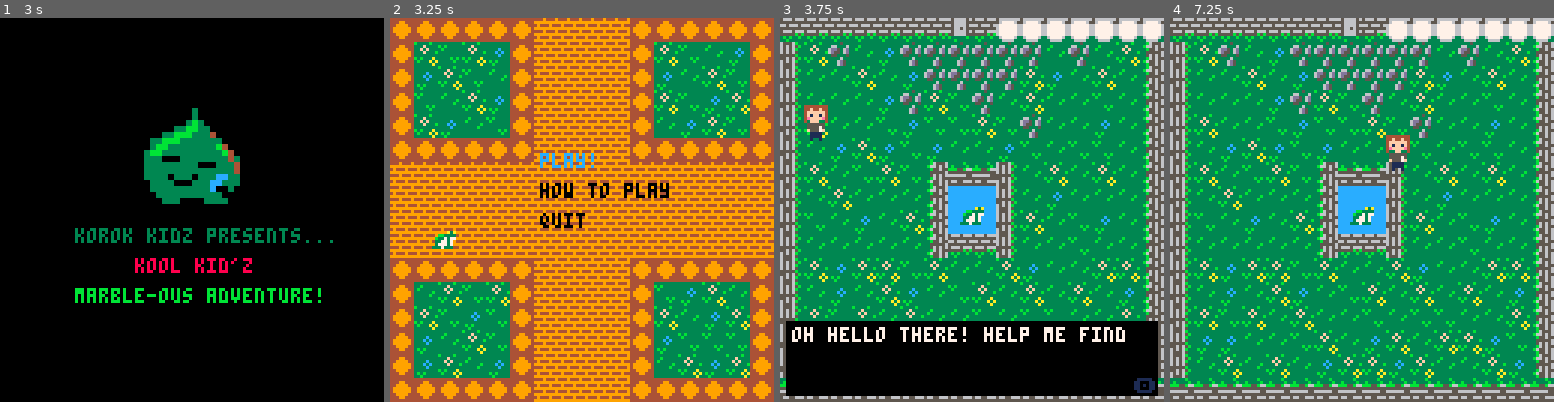
Above: before the commit, frames 1-4 (left to right).
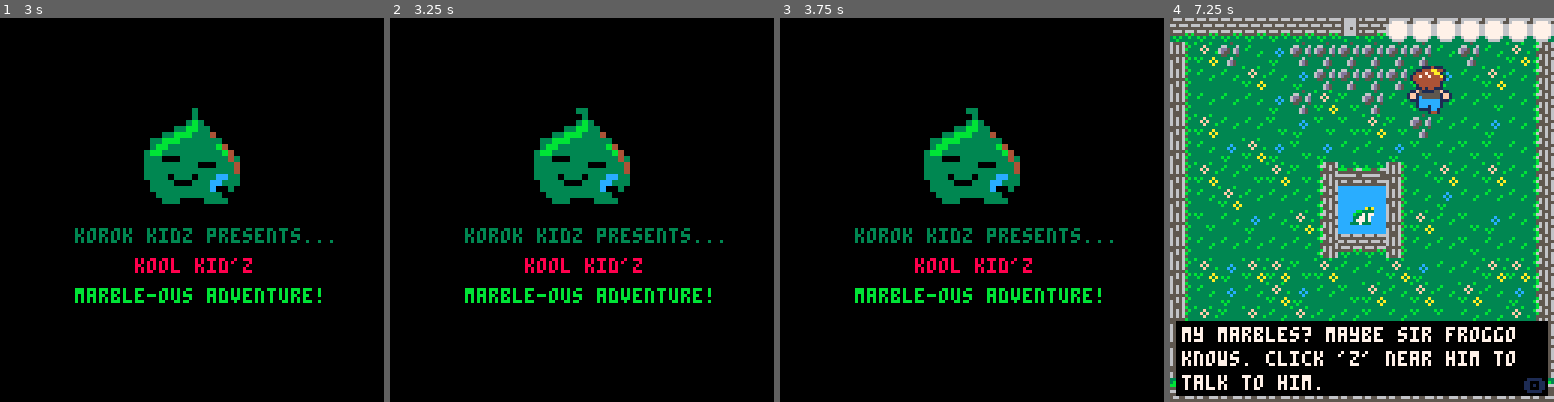
Above: after the commit, the same moments.

Repository: KamiOtero/Korok-Kidz
Game: PICO-8 cartridge kk_marbles.p8
Two runs of this game, one before a commit and one after it. Both use one fixed random seed, a clock stepped at 60 frames per second and the inputs below.
Inputs:
- Up to frame 1 (3 s): tap X (X key) at 0.33, 1.07, 1.85, 2.97 s; tap O (Z key) at 0.7, 1.7, 2.1, 2.5, 2.9 s; hold Right 1.6-2.1 s; hold Up 2.15-2.42 s; hold Right from 2.47 s (still down)
- Up to frame 2 (3.25 s): release Right at 3.03 s; hold Left from 3.08 s (still down)
- Up to frame 3 (3.75 s): tap O (Z key) at 3.3, 3.7 s; release Left at 3.58 s; hold Down from 3.63 s (still down)
- Up to frame 4 (7.25 s): release Down at 3.97 s; hold Right 4.02-4.68 s; tap X (X key) at 4.08, 5.2, 6.32 s; tap O (Z key) every 0.4 s from 4.1 to 6.9 s; hold Up 4.73-5.03 s; hold Left 5.08-5.68 s; hold Down 5.73-6.03 s; hold Right 6.08-6.58 s; hold Right 6.63-7.13 s; hold Up from 7.18 s (still down)

Frame 1 is identical in both runs. In frame 2, 99% of the frame differs, in the area x 0-100%, y 0-100%; in frame 3, 80%; in frame 4, 20%.

Commit message:
animated koolkid

Diff:
--- a/kk_marbles.p8
+++ b/kk_marbles.p8
@@ -12,11 +12,13 @@
     player_x=20
     player_y=20
     speed=2
-    kid_sprite=6
-    frog_sprite=8
+    kid_sprite=65
+    kid_animation=0
+    frog_sprite=80
     mid_1=44 --for walls/entries
     mid_2=84 --for walls/entries
     dialog_cooldown=0
+    flip_y=false
     backyard_marble=false
     house_marble=false
     townsquare_marble=false
@@ -27,6 +29,7 @@
     win_marble=false
     win=false
     level=1 --for minigame
+    count=1 --for animations
 
     intro=true
 
@@ -42,6 +45,7 @@
     if state=="logo" then logo_update()
     elseif state=="menu" then menu_update()
     elseif state=="minigame" then update_minigame()
+    elseif state=="credits" then credits_update()
 	else game_update() end
 end
 
@@ -49,6 +53,7 @@
     if state=="logo" then logo_draw()
     elseif state=="menu" then menu_draw()
     elseif state=="minigame" then draw_minigame()
+    elseif state=="credits" then credits_draw()
 	else game_draw() end
 end
 
@@ -71,7 +76,7 @@
     door_bottom2_border={mid_2-5,127,127,127}
 
 	froggo={60,62,69,69}
-	dialog_froggo={57,59,72,72}
+    dialog_froggo={57,59,72,72}
 
     --set state
     update=game_update()
@@ -248,33 +253,36 @@
     end
 end
 
+
 function game_draw()
 	state="game"
     cls()
 
     draw_map()
-    sspr((kid_sprite*8), 0, 16, 16, player_x, player_y, 16, 16)
+    --spr( n, x, y, [w,] [h,] [flip_x,] [flip_y] )
+    spr(kid_sprite, player_x, player_y, 2, 2, flip_y, false)
+
 
 	--rect(player_hitbox[1],player_hitbox[2],player_hitbox[3],player_hitbox[4],1)
 	--rect(froggo[1],froggo[2],froggo[3],froggo[4],6)
     --rect(dialog_froggo[1],dialog_froggo[2],dialog_froggo[3],dialog_froggo[4],7)
 
     if(map_state=="backyard") then
-        sspr((frog_sprite*8), 0, 8, 8, froggo[1], froggo[2], 8, 8)
+        spr(frog_sprite, froggo[1], froggo[2], 1, 1)
     elseif(map_state=="house") then
-        sspr((frog_sprite*8), 0, 8, 8, froggo[1], froggo[2], 8, 8)
+        spr(frog_sprite, froggo[1], froggo[2], 1, 1)
     elseif(map_state=="townsquare") then
-		sspr((frog_sprite*8), 0, 8, 8, froggo[1], froggo[2], 8, 8)
+		spr(frog_sprite, froggo[1], froggo[2], 1, 1)
     elseif(map_state=="junkyard")then
-		sspr((frog_sprite*8), 0, 8, 8, froggo[1], froggo[2], 8, 8)
+		spr(frog_sprite, froggo[1], froggo[2], 1, 1)
     elseif(map_state=="school") then
-		sspr((frog_sprite*8), 0, 8, 8, froggo[1], froggo[2], 8, 8)
+		spr(frog_sprite, froggo[1], froggo[2], 1, 1)
     elseif(map_state=="playground") then
-		sspr((frog_sprite*8), 0, 8, 8, froggo[1], froggo[2], 8, 8)
+		spr(frog_sprite, froggo[1], froggo[2], 1, 1)
     elseif(map_state=="library") then
-		sspr((frog_sprite*8), 0, 8, 8, froggo[1], froggo[2], 8, 8)
+		spr(frog_sprite, froggo[1], froggo[2], 1, 1)
     elseif(map_state=="beach") then
-        sspr((frog_sprite*8), 0, 8, 8, froggo[1], froggo[2], 8, 8)
+        spr(frog_sprite, froggo[1], froggo[2], 1, 1)
     end
 
 
@@ -299,10 +307,8 @@
 
     if(win==true) then print("Lets go to the beach!!!", 20, 25, 7) end
     if(win_marble==true) then
-        print("you are marble-ous!", 20, 35, 7)
-        print("thanks for playing!", 25, 45, 7)
-        function wait(a) for i = 1000,a do flip() end end --wait funciton
-        state="menu"
+        --TODO add credits
+        credits_init()
     end
 
     --debug
@@ -346,7 +352,7 @@
     marblex = scr_w/2 - 3
     marbley = scr_h - 4
     marble_hitbox={marblex, marbley, marblex + 7, marbley + 7}
-    speed = 2
+    speed = 3
     right = true
     up=true
     shoot=false
@@ -680,7 +686,7 @@
         logo += 1
         logo_animation=time()
     end
-    if (logo > 2) then menu_init() end
+    if (logo > 3) then menu_init() end
 end
 
 function logo_draw()
@@ -747,7 +753,7 @@
     map(16, 0, 0, 0, 128, 32)
     if win_marble==true then map(16, 0, 0, 0, 128, 32) win_marble=false end --TODO add post-game map for menu
     --print froggo
-    sspr((frog_sprite*8), 0, 8, 8, frog_x, frog_y, 8, 8)
+    spr(frog_sprite,frog_x, frog_y, 1, 1)
 	if selected == 0 then
 		print(options[1],50,45,12)
 	else
@@ -794,18 +800,67 @@
       if btn(3) then player_y=player_y-speed end
   end
 
-  function move()
-      --hitbox
-      if btn(2) then player_hitbox[2]-=speed player_hitbox[4]-=speed end --up
-      if btn(3) then player_hitbox[2]+=speed player_hitbox[4]+=speed end --down
-      if btn(0) then player_hitbox[1]-=speed player_hitbox[3]-=speed end --left
-      if btn(1) then player_hitbox[1]+=speed player_hitbox[3]+=speed end --right
-      --player
-      if btn(0) then player_x=player_x-speed end
-      if btn(1) then player_x=player_x+speed end
-      if btn(2) then player_y=player_y-speed end
-      if btn(3) then player_y=player_y+speed end
-  end
+function move()
+    up = {100, 75, 100}
+    down = {65, 96, 65}
+    left = {-98, -73, -98}
+    right = {71, 69, 71}
+    framerate = 0.05
+    flip_y=false
+    --hitbox
+    if btn(2) then player_hitbox[2]-=speed player_hitbox[4]-=speed end --up
+    if btn(3) then player_hitbox[2]+=speed player_hitbox[4]+=speed end --down
+    if btn(0) then player_hitbox[1]-=speed player_hitbox[3]-=speed end --left
+    if btn(1) then player_hitbox[1]+=speed player_hitbox[3]+=speed end --right
+    --player
+    if btn(0) then player_x=player_x-speed --left
+        if left[count] < 0 then
+            kid_sprite=abs(left[count])
+            flip_y=true
+        else
+            kid_sprite=left[count]
+            flip_y=false
+        end
+        if (time() - kid_animation) > framerate then count+=1 kid_animation=time() end
+        if count>=#left then count=1 end
+    end
+    if btn(1) then player_x=player_x+speed --right
+        if right[count] < 0 then
+            kid_sprite=abs(right[count])
+            flip_y=true
+        else
+            kid_sprite=right[count]
+            flip_y=false
+        end
+        if (time() - kid_animation) > framerate then count+=1 kid_animation=time() end
+        if count>=#right then count=1 end
+    end
+    if btn(2) then player_y=player_y-speed --up
+        if up[count] < 0 then
+            kid_sprite=abs(up[count])
+            flip_y=true
+        else
+            kid_sprite=up[count]
+            flip_y=false
+        end
+        if (time() - kid_animation) > framerate then count+=1 kid_animation=time() end
+        if count>=#up then count=1 end
+    end
+    if btn(3) then player_y=player_y+speed --down
+        if down[count] < 0 then
+            kid_sprite=abs(down[count])
+            flip_y=true
+        else
+            kid_sprite=down[count]
+            flip_y=false
+        end
+        if (time() - kid_animation) > framerate then count+=1 kid_animation=time() end
+        if count>=#down then count=1 end
+    end
+end
+
+-- if btn(1) then player sprite +=1 player.mirror=false end
+-- if player sprite > 3 then player.sprite=1 end
 
 function doorTop()
     if hitbox_collide(player_hitbox[1],player_hitbox[2],player_hitbox[3],player_hitbox[4],   door_top1_border[1],door_top1_border[2],door_top1_border[3],door_top1_border[4]) or
@@ -1118,6 +1173,60 @@
     end
 end
 
+function credits_init()
+    text = "hello lexaloffle thanks to blah and me"
+    f = 0
+    state="credits"
+    update=credits_update()
+    draw=credits_draw()
+end
+
+function credits_update()
+    f+=5
+    state="credits"
+end
+
+function credits_draw()
+    cls()
+    local y
+    local c
+    local x = 128/2 - (#text*4)/2
+    for c=1,#text do
+        y = sin((x+f)/100) * 8
+        color(5)
+        print(sub(text,c,c),x,(64-4)+y)
+        y = sin((x+10+f)/100) * 8
+        color(7)
+        print(sub(text,c,c),x,(64-4)+y)
+        x = x+4
+    end
+    --state = "menu"
+end
+…(25 lines of a section not shown)…
 
 
 
@@ -1294,37 +1403,37 @@
 0000000000000000000000000000010000000000000000000000000100000000000000000000000000000000000000000000000000000000000000000000000000000000000000000000000000000000000000000000000000000000000000000000000000000000000000000000000000000000000000000000000000000000
 0000000000000000000000000000000000000000000000000000000000000000000000000000000000000000000000000000000000000000000000000000000000000000000000000000000000000000000000000000000000000000000000000000000000000000000000000000000000000000000000000000000000000000
 __map__
-0e0e0e0e0e0e0e0f0e0e0e0e0e0e0e0e1d1d1d1d1d1d0d0d0d0d1d1d1d1d1d1d0e0e0e0e0e0e0e0c0c0e0e0e0e0e0e3f1f1f1f1f3b3b3b3b3b3b3b3b1f1f1f1f2b2b2b2b2b2b2b2b2b2b2b2b2b2b2b2b3c0000000000000000000000000000000000000000000000000000000000000000000000000000000000000000000000
-3f091c0c0b1c1c1c1c1c1c0c1c0c093e1d090a090b1d0d0d0d0d1d090a0c0b1d3f1b1b1b1b1b1b0a0c1b1b1b1b1b1b3f1f1f1f1f2b2b2b2b2b2b2b2b1f1f1f1f2b3c3c3c3c3c3c3c3c3c3c3c3c3c3c2b3c0000000000000000000000000000000000000000000000000000000000000000000000000000000000000000000000
-3f0c0c090c0b1c1c1c1c090b0c090c3e1d0b090a0c1d0d0d0d0d1d0b0c090a1d3f1b1b1b1b1b1b0c0b1b1b1b1b1b1b3f1f1f1f1f2b2b2b2b2b2b2b2b1f1f1f1f2b3c3c3c3c3c3c3c3c3c3c3c3c3c3c2b3c0000000000000000000000000000000000000000000000000000000000000000000000000000000000000000000000
-3f0c0c0c0b1c090a1c0c090c0c0a0c3e1d0a0c090b1d0d0d0d0d1d090a0b091d3f0b0b09090c0c0a0c0c090c0b090b3f1f1f1f1f2b2b2b2b2b2b2b2b1f1f1f1f2b3c3c3c3c3c3c3c3c3c3c3c3c3c3c2b3c0000000000000000000000000000000000000000000000000000000000000000000000000000000000000000000000
-3f090c0c0a0b0a0a090a1c0c0c0b0c3e1d090b0c0a1d0d0d0d0d1d0c0b090a1d3f090c0c0c0b0c0c0c0a0c0a0c0c0b3f3b2b2b2b2b2b2b2b2b2b2b2b2b2b2b2b2b3c3c3c3c3c3c3c3c3c3c3c3c3c3c2b3c0000000000000000000000000000000000000000000000000000000000000000000000000000000000000000000000
-3f0c0b090b0a0b0c0c0b0a0c0a0a0c3e1d1d1d1d1d1d0d0d0d0d1d1d1d1d1d1d3f0b0c0a0c0c0c0a0c0c0a0c0c0b0c3f3b2b2b2b2b2b2b2b2b2b2b2b2b2b2b2b2b3c3c3c3c3c3c3c3c3c3c3c3c3c3c2b3c0000000000000000000000000000000000000000000000000000000000000000000000000000000000000000000000
-3f090c0a090a3e3d3d3f0c090c090c3e0d0d0d0d0d0d0d0d0d0d0d0d0d0d0d0d3f0c0c0c0c0a1c1c1c1c0c0a0c0c0a3f3b2b2d2b2d2b2d2b2b2b2d2b2d2b2d2b2b3c3c3c3c3c3c3c3c3c3c3c3c3c3c2b3c0000000000000000000000000000000000000000000000000000000000000000000000000000000000000000000000
-3f0c090c0c0c3e1e1e3f0c0b0c0c0c3e0d0d0d0d0d0d0d0d0d0d0d0d0d0d0d0d3f0c0a0c0c0c1c1e1e1c0a0c0a0c0c3f3b2b2c2b2c2b2c2b2b2b2c2b2c2b2c2b2b3c3c3c3c3c3c3c3c3c3c3c3c3c3c2b000000000000000000000000000000000000000000000000000000000000000000000000000000000000000000000000
+0e0e0e0e0e0e0e0f0e0e0e0e0e0e0e0e1d1d1d1d1d1d0d0d0d0d1d1d1d1d1d1d0e0e0e0e0e0e0e0c0c0e0e0e0e0e0e3f3b3b3b3b3b3b3b3b3b3b3b3b3b3b3b3b2b2b2b2b2b2b2b2b2b2b2b2b2b2b2b2b3c0000000000000000000000000000000000000000000000000000000000000000000000000000000000000000000000
+3f091c0c0b1c1c1c1c1c1c0c1c0c093e1d090a090b1d0d0d0d0d1d090a0c0b1d3f1b1b1b1b1b1b0a0c1b1b1b1b1b1b3f3b1f1f1f2b2b2b2b2b2b2b2b1f1f1f3b2b3c3c3c3c3c3c3c3c3c3c3c3c3c3c2b3c0000000000000000000000000000000000000000000000000000000000000000000000000000000000000000000000
+3f0c0c090c0b1c1c1c1c090b0c090c3e1d0b090a0c1d0d0d0d0d1d0b0c090a1d3f1b1b1b1b1b1b0c0b1b1b1b1b1b1b3f3b1f1f1f2b2b2b2b2b2b2b2b1f1f1f3b2b3c3c3c3c3c3c3c3c3c3c3c3c3c3c2b3c0000000000000000000000000000000000000000000000000000000000000000000000000000000000000000000000
+3f0c0c0c0b1c090a1c0c090c0c0a0c3e1d0a0c090b1d0d0d0d0d1d090a0b091d3f0b0b09090c0c0a0c0c090c0b090b3f3b1f1f1f2b2b2b2b2b2b2b2b1f1f1f3b2b3c3c3c3c3c3c3c3c3c3c3c3c3c3c2b3c0000000000000000000000000000000000000000000000000000000000000000000000000000000000000000000000
+3f090c0c0a0b0a0a090a1c0c0c0b0c3e1d090b0c0a1d0d0d0d0d1d0c0b090a1d3f090c0c0c0b0c0c0c0a0c0a0c0c0b3f3b2b2b2b2b2b2b2b2b2b2b2b2b2b2b3b2b3c3c3c3c3c3c3c3c3c3c3c3c3c3c2b3c0000000000000000000000000000000000000000000000000000000000000000000000000000000000000000000000
+3f0c0b090b0a0b0c0c0b0a0c0a0a0c3e1d1d1d1d1d1d0d0d0d0d1d1d1d1d1d1d3f0b0c0a0c0c0c0a0c0c0a0c0c0b0c3f3b2b2b2b2b2b2b2b2b2b2b2b2b2b2b3b2b3c3c3c3c3c3c3c3c3c3c3c3c3c3c2b3c0000000000000000000000000000000000000000000000000000000000000000000000000000000000000000000000
+3f090c0a090a3e3d3d3f0c090c090c3e0d0d0d0d0d0d0d0d0d0d0d0d0d0d0d0d3f0c0c0c0c0a1c1c1c1c0c0a0c0c0a3f3b2b2d2d2b2d2d2b2d2d2b2d2d2b2b2b2b3c3c3c3c3c3c3c3c3c3c3c3c3c3c2b3c0000000000000000000000000000000000000000000000000000000000000000000000000000000000000000000000
+3f0c090c0c0c3e1e1e3f0c0b0c0c0c3e0d0d0d0d0d0d0d0d0d0d0d0d0d0d0d0d3f0c0a0c0c0c1c1e1e1c0a0c0a0c0c3f3b2b2c2c2b2c2c2b2c2c2b2c2c2b2b2b2b3c3c3c3c3c3c3c3c3c3c3c3c3c3c2b000000000000000000000000000000000000000000000000000000000000000000000000000000000000000000000000
 3f0a0c0b0c093e1e1e3f090c0a0b0c3e0d0d0d0d0d0d0d0d0d0d0d0d0d0d0d0d3f0c1a1a1a1a1a1e1e1a1a1a1a1a0c3f3b2b2b2b2b2b2b2b2b2b2b2b2b2b2b2b2b3c3c3c3c3c3c3c3c3c3c3c3c3c3c2b000000000000000000000000000000000000000000000000000000000000000000000000000000000000000000000000
-3f0c0c0c0c0c3e0e0e3f0c0c0a0c0c3e0d0d0d0d0d0d0d0d0d0d0d0d0d0d0d0d3f0c1a1a1a1a1a1a1a1a1a1a1a1a0c3f3b2b2d2b2d2b2d2b2b2b2d2b2d2b2d2b2b3c3c3c3c3c3c3c3c3c3c3c3c3c3c2b000000000000000000000000000000000000000000000000000000000000000000000000000000000000000000000000
-3f090b09090a090c0c090b0c0c09093e1d1d1d1d1d1d0d0d0d0d1d1d1d1d1d1d3f0a1a1a1a1a1a1a1a1a1a1a1a1a0a3f3b2b2c2b2c2b2c2b2b2b2c2b2c2b2c2b2b3c3c3c3c3c3c3c3c3c3c3c3c3c3c2b000000000000000000000000000000000000000000000000000000000000000000000000000000000000000000000000
-3f0c0b0c090b0c0a090c090c090c0b3e1d0c090a091d0d0d0d0d1d0a0b090c1d3f0c1a1a1a1a1a1a1a1a1a1a1a1a0c3f3b2b2b2b2b2b2b2b2b2b2b2b2b2b2b2b2b3c3c3c3c3c3c3c3c3c3c3c3c3c3c2b000000000000000000000000000000000000000000000000000000000000000000000000000000000000000000000000
-3f090a090c090c0c0a0c0a0a0c0c093e1d090a0b0a1d0d0d0d0d1d090c0b091d3f0c1a1a1a1a1a1a1a1a1a1a1a1a0a3f3b2b2d2b2d2b2d2b2b2b2d2b2d2b2d2b2b3c3c3c3c3c3c3c3c3c3c3c3c3c3c2b000000000000000000000000000000000000000000000000000000000000000000000000000000000000000000000000
-3f0b0b0c0c0a090c0b090c09090b0a3e1d0b0c090a1d0d0d0d0d1d0b0a0a0a1d3f0a1a1a1a1a1a1a1a1a1a1a1a1a0a3f3b2b2c2b2c2b2c2b2b2b2c2b2c2b2c2b2b3c3c3c3c3c3c3c3c3c3c3c3c3c3c2b000000000000000000000000000000000000000000000000000000000000000000000000000000000000000000000000
-3f0c090c090c0b09090b090c0c090b3e1d0b090c0b1d0d0d0d0d1d0c090b091d3f0b0a0c0a0c0a0c0c0a0c0c090a0b3f3b2b2b2b2b2b2b2b2b2b2b2b2b2b2b2b2b3c3c3c3c3c3c3c3c3c3c3c3c3c3c2b000000000000000000000000000000000000000000000000000000000000000000000000000000000000000000000000
-3d3d3d3d3d3d3d3d3d3d3d3d3d3d3d3d1d1d1d1d1d1d0d0d0d0d1d1d1d1d1d1d3d3d3d3d3d3d3d3d3d3d3d3d3d3d3d3d3b3b3b3b3b3b3b2b2b2b2d2d2d2d2d2d2b2b2b2b2b2b2b2b2b2b2b2b2b2b2b2b000000000000000000000000000000000000000000000000000000000000000000000000000000000000000000000000
-2b2b2b2b2b2b2e2e2e2e2b2b2b2b2b2b2b2b2b2b2b2b2b2b2b2b2b2b2b2b2b2b1f1f1f1f1f1f1f1f1f1f1f1f1f1f1f1f1e1e1e1e1e1e1e1e1e1e1e1e1e1e1e1e00000000000000000000000000000000000000000000000000000000000000000000000000000000000000000000000000000000000000000000000000000000
-2b3b401f1f2b2e2e2e2e2b3b40403b2b2b1a1a1a1a1a1a1a1a1a1a1a1a1a1a2b1f1f1f1f1f1f1f1f1f1f1f1f1f1f1f1f1e1e1e1e1e1e1e1e1e1e1e1e1e1e1e1e00000000000000000000000000000000000000000000000000000000000000000000000000000000000000000000000000000000000000000000000000000000
-2b2e1e2e2e2b2e2e2e2e2b2e1e1e2e2b2b1a1a1a1a1a1a1a1a1a1a1a1a1a1a2b1f1f1f1f1f1f1f1f1f1f1f1f1f1f1f1f1e1e1e1e1e1e1e1e1e1e1e1e1e1e1e1e00000000000000000000000000000000000000000000000000000000000000000000000000000000000000000000000000000000000000000000000000000000
-2b2e2e2e2e2b2e2e2e2e2b2e2e2e2e2b2b1a1a1a1a1a1a1a1a1a1a1a1a1a1a2b1f1f1f1f1f1f1f1f1f1f1f1f1f1f1f1f1e1e1e1e1e1e1e1e1e1e1e1e1e1e1e1e00000000000000000000000000000000000000000000000000000000000000000000000000000000000000000000000000000000000000000000000000000000
-2b2e2e2e2e2b2e2e2e2e2b2e2e2e2e2b2b1a1a1a1a1a1a1a1a1a1a1a1a1a1a2b1f1f1f1f1f1f1f1f1f1f1f1f1f1f1f1f1e1e1e1e1e1e1e1e1e1e1e1e1e1e1e1e00000000000000000000000000000000000000000000000000000000000000000000000000000000000000000000000000000000000000000000000000000000
-2b2e2e2e2e2e2e2e2e2e2e2e2e2e2e2b2b1a1a1a1a1a1a1a1a1a1a1a1a1a1a2b2f2f2f2f2f2f2f2f2f2f2f2f2f2f2f1f1e1e1e1e1e1e1e1e1e1e1e1e1e1e1e1e00000000000000000000000000000000000000000000000000000000000000000000000000000000000000000000000000000000000000000000000000000000
-2b2e2e2e2e2e2e2e2e2e2e2e2e2e2e2b2b1a1a1a1a1a1a1a1a1a1a1a1a1a1a2b2f2f2f2f2f2f2f2f2f2f2f2f1f1f1f1f1e1e1e1e1e1e1e1e1e1e1e1e1e1e1e1e00000000000000000000000000000000000000000000000000000000000000000000000000000000000000000000000000000000000000000000000000000000
-2b2e2e2e2e2e2e2e2e2e2e2b2d2b2e2b2b1a1a1a1a1a1a1a1a1a1a1a1a1a1a2b2f2f2f2f2f1f1f1f1f2f2f2f1f1f1f1f1e1e1e1e1e1e1e1e1e1e1e1e1e1e1e1e00000000000000000000000000000000000000000000000000000000000000000000000000000000000000000000000000000000000000000000000000000000
-2b2e2e2e2e2e2e2e2e2e2e2b2c2b2e2b2b1a1a1a1a1a1a1a1a1a1a1a1a1a1a2b2f2f2f2f2f2f2f2f2f2f2f2f2f2f2f1f1a1a1a1a1a1a1a1a1a1a1a1a1a1a1a1a00000000000000000000000000000000000000000000000000000000000000000000000000000000000000000000000000000000000000000000000000000000
-2b2e2e2e2e2e2e2e2e2e2e2b2b2b2e2b2b1a1a1a1a1a1a1a1a1a1a1a1a1a1a2b1f1f2f2f2f2f2f2f2f2f2f2f1f1f1f1f1a1a1a1a1a1a1a1a1a1a1a1a1a1a1a1a00000000000000000000000000000000000000000000000000000000000000000000000000000000000000000000000000000000000000000000000000000000
-2b2e2e2e2e2e2e2e2e2e2e2e2e2e2e2b2b1a1a1a1a1a1a1a1a1a1a1a1a1a1a2b1f1f2f2f2f2f2f2f2f2f2f2f2f2f2f1f1a1a1a1a1a1a1a1a1a1a1a1a1a1a1a1a00000000000000000000000000000000000000000000000000000000000000000000000000000000000000000000000000000000000000000000000000000000
-2b2e2e2e2e2e2e2e2e2e2e2e2e2e2e2b2b1a1a1a1a1a1a1a1a1a1a1a1a1a1a2b1f1f2f2f2f2f1f2f2f1f2f2f1f1f1f1f1a1a1a1a1a1a1a1a1a1a1a1a1a1a1a1a00000000000000000000000000000000000000000000000000000000000000000000000000000000000000000000000000000000000000000000000000000000
-2b1e2e2e2e2e2e2e2e2e2e2e2e2e1e2b2b1a1a1a1a1a1a1a1a1a1a1a1a1a1a2b1f1f2f2f2f2f1f2f2f1f2f2f1f1f1f1f1a1a1a1a1a1a1a1a1a1a1a1a1a1a1a1a00000000000000000000000000000000000000000000000000000000000000000000000000000000000000000000000000000000000000000000000000000000
-2b2e1e2e2e2e2e2e2e2e2e2e2e1e2e2b2b1a1a1a1a1a1a1a1a1a1a1a1a1a1a2b1f1f2f2f2f2f1f2f2f1f2f2f2f2f2f1f1a1a1a1a1a1a1a1a1a1a1a1a1a1a1a1a00000000000000000000000000000000000000000000000000000000000000000000000000000000000000000000000000000000000000000000000000000000
-2b2e2e1e2e2e2e2e2e2e2e2e1e2e2e2b2b1a1a1a1a1a1a1a1a1a1a1a1a1a1a2b1f1f2f2f2f2f1f2f2f1f2f2f1f1f1f1f1a1a1a1a1a1a1a1a1a1a1a1a1a1a1a1a00000000000000000000000000000000000000000000000000000000000000000000000000000000000000000000000000000000000000000000000000000000
-2b2b2b2b2b2b2e2e2e2e2b2b2b2b2b2b2b2b2b2b2b2b1a1a1a1a2b2b2b2b2b2b1f1f1f1f1f1f1f1f1f1f1f1f1f1f1f1f1a1a1a1a1a1a1a1a1a1a1a1a1a1a1a1a00000000000000000000000000000000000000000000000000000000000000000000000000000000000000000000000000000000000000000000000000000000
-
-
+3f0c0c0c0c0c3e0e0e3f0c0c0a0c0c3e0d0d0d0d0d0d0d0d0d0d0d0d0d0d0d0d3f0c1a1a1a1a1a1a1a1a1a1a1a1a0c3f3b2b2d2d2b2d2d2b2d2d2b2d2d2b2b2b2b3c3c3c3c3c3c3c3c3c3c3c3c3c3c2b000000000000000000000000000000000000000000000000000000000000000000000000000000000000000000000000
+3f090b09090a090c0c090b0c0c09093e1d1d1d1d1d1d0d0d0d0d1d1d1d1d1d1d3f0a1a1a1a1a1a1a1a1a1a1a1a1a0a3f3b2b2c2c2b2c2c2b2c2c2b2c2c2b2b3b2b3c3c3c3c3c3c3c3c3c3c3c3c3c3c2b000000000000000000000000000000000000000000000000000000000000000000000000000000000000000000000000
+3f0c0b0c090b0c0a090c090c090c0b3e1d0c1c0a091d0d0d0d0d1d0a0b090c1d3f0c1a1a1a1a1a1a1a1a1a1a1a1a0c3f3b2b2b2b2b2b2b2b2b2b2b2b2b2b2b3b2b3c3c3c3c3c3c3c3c3c3c3c3c3c3c2b000000000000000000000000000000000000000000000000000000000000000000000000000000000000000000000000
+3f090a090c090c0c0a0c0a0a0c0c093e1d1c1e1e1c1d0d0d0d0d1d090c0b091d3f0c1a1a1a1a1a1a1a1a1a1a1a1a0a3f3b2b2e2e2e2e2e2e2e2e2e2e2e2b2b3b2b3c3c3c3c3c3c3c3c3c3c3c3c3c3c2b000000000000000000000000000000000000000000000000000000000000000000000000000000000000000000000000
+3f0b0b0c0c0a090c0b090c09090b0a3e1d0b1e1e0a1d0d0d0d0d1d0b0a0a0a1d3f0a1a1a1a1a1a1a1a1a1a1a1a1a0a3f3b2b2e2e2e2e2e2e2e2e2e2e2e2b2b3b2b3c3c3c3c3c3c3c3c3c3c3c3c3c3c2b000000000000000000000000000000000000000000000000000000000000000000000000000000000000000000000000
+3f0c090c090c0b09090b090c0c090b3e1d0b091c0b1d0d0d0d0d1d0c090b091d3f0b0a0c0a0c0a0c0c0a0c0c090a0b3f3b2b2b2b2b2b2b2b2b2b2b2b2b2b2b3b2b3c3c3c3c3c3c3c3c3c3c3c3c3c3c2b000000000000000000000000000000000000000000000000000000000000000000000000000000000000000000000000
+3d3d3d3d3d3d3d3d3d3d3d3d3d3d3d3d1d1d1d1d1d1d0d0d0d0d1d1d1d1d1d1d3d3d3d3d3d3d3d3d3d3d3d3d3d3d3d3d3b3b3b3b3b3b3b2b2b2b3b3b3b3b3b3b2b2b2b2b2b2b2b2b2b2b2b2b2b2b2b2b000000000000000000000000000000000000000000000000000000000000000000000000000000000000000000000000
+3b3b3b3b3b3b2e2e2e2e3b3b3b3b3b3b1b1b1b1b1b1b1b1b1b1b1b1b1b1b1b1b3b3b3b3b3b3b3b3b3b3b3b3b3b3b3b3b1e1e1e1e1e1e1e1e1e1e1e1e1e1e1e1e00000000000000000000000000000000000000000000000000000000000000000000000000000000000000000000000000000000000000000000000000000000
+3b1f1f1f1f3b2e2e2e2e3b3b3b3b3b3b1b1c1c0c1a1a1a1a1a1a1a1a1a0c1c1b1f1f1f1f1f1f1f1f1f1f1f1f1f1f1f3b1e1e1e1e1e1e1e1e1e1e1e1e1e1e1e1e00000000000000000000000000000000000000000000000000000000000000000000000000000000000000000000000000000000000000000000000000000000
+3b1f1f1f1f2e2e2e2e2e2e2e2e2e3b3b1b1c0c1a1a1a1a1a1a1a1a1a0c0c0c1b3b3b2f2f2f2f2f2f2f2f2f2f2f2f2f3b1e1e1e1e1e1e1e1e1e1e1e1e1e1e1e1e00000000000000000000000000000000000000000000000000000000000000000000000000000000000000000000000000000000000000000000000000000000
+3b2e2e2e2e2e2e2e2e2e2e2e2e2e3b3b1b1a1a0c1a1a1a1a1a1a1a1a1a1c1a1b1f1f2f2f2f3b3b3b3b2f2f2f3b3b3b3b1e1e1e1e1e1e1e1e1e1e1e1e1e1e1e1e00000000000000000000000000000000000000000000000000000000000000000000000000000000000000000000000000000000000000000000000000000000
+3b2e2e2e2e2e2e2e2e2e2e2e2e2e3b3b1b0c1a1a1a1a1a1a1a1a1a1a1a1a1c1b3b3b2f2f2f2c2c2c2c2f2f2f1f1f1f3b1e1e1e1e1e1e1e1e1e1e1e1e1e1e1e1e00000000000000000000000000000000000000000000000000000000000000000000000000000000000000000000000000000000000000000000000000000000
+3b2e2b2c2c2b2e2e2e2e2e2e2e2e3b3b1b1a1a1a1a1a1a1a1a1a1a1a1a1a1a1b1f1f2f2f2f2f2f2f2f2f2f2f2f2f2f3b1e1e1e1e1e1e1e1e1e1e1e1e1e1e1e1e00000000000000000000000000000000000000000000000000000000000000000000000000000000000000000000000000000000000000000000000000000000
+3b2e2b3b3b2b2e2e2e2e2e2e2e2e3b3b1b1a1a1a1a1a1a1a1a1a1a1a1a1a1a1b2f2f2f2f2f3b3b3b3b2f2f2f3b3b3b3b1e1e1e1e1e1e1e1e1e1e1e1e1e1e1e1e00000000000000000000000000000000000000000000000000000000000000000000000000000000000000000000000000000000000000000000000000000000
+3b2e2b2c2c2b2e2e2e2e2e2e2e2e3b3b1b1a1a1a1a1a1a1a1a1a1a1a1a1a1a1b2f2f2f2f2f1f1f1f1f2f2f2f1f1f1f3b1e1e1e1e1e1e1e1e1e1e1e1e1e1e1e1e00000000000000000000000000000000000000000000000000000000000000000000000000000000000000000000000000000000000000000000000000000000
+3b2e2e2e2e2e2e2e2e2e2e2e2e2e2e3b1b1a1a1a1a1a1a1a1a1a1a1a1a1a1a1b2f2f2f2f2f2f2f2f2f2f2f2f1f1f1f3b1a1a1a1a1a1a1a1a1a1a1a1a1a1a1a1a00000000000000000000000000000000000000000000000000000000000000000000000000000000000000000000000000000000000000000000000000000000
+3b2e2e2e2e2e2e2e2e2e2e2e2e2e2e3b1b1a1a1a1a1a1a1a1a1a1a1a1a1a1a1b2f2f2f2f2f2f2f2f2f2f2f2f2f2f2f3b1a1a1a1a1a1a1a1a1a1a1a1a1a1a1a1a00000000000000000000000000000000000000000000000000000000000000000000000000000000000000000000000000000000000000000000000000000000
+3b2e2e2e3b3b2e2e2e2e3b3b2e2e3b3b1b1a1a1a1a1a1a1a1a1a1a1a1a1a1a1b3b3b2f2f2f2f2f2f2f2f2f2f3b3b3b3b1a1a1a1a1a1a1a1a1a1a1a1a1a1a1a1a00000000000000000000000000000000000000000000000000000000000000000000000000000000000000000000000000000000000000000000000000000000
+3b2e2e2e2e3b2e2e2e2e3b2e2e2e2e3b1b0c1a1a1a1a1a1a1a1a1a1a1a1a1a1b1f1f2f2f2f2f3b2f2f3b2f2f1f1f1f3b1a1a1a1a1a1a1a1a1a1a1a1a1a1a1a1a00000000000000000000000000000000000000000000000000000000000000000000000000000000000000000000000000000000000000000000000000000000
+3b2e2e2e2e3b2e2e2e2e3b2e2e2e2e3b1b1a1a0c1a1a1a1a1a1a1a1a1a1a1c1b1f1f2f2f2f2f1f2f2f1f2f2f2f2f2f3b1a1a1a1a1a1a1a1a1a1a1a1a1a1a1a1a00000000000000000000000000000000000000000000000000000000000000000000000000000000000000000000000000000000000000000000000000000000
+3b2e1e2e2e3b2e2e2e2e3b2e1e1e2e3b1b1c0c1a1a1a1a1a1a1a1a1a0c1c0c1b3b3b2f2f2f2f1f2f2f1f2f2f3b3b3b3b1a1a1a1a1a1a1a1a1a1a1a1a1a1a1a1a00000000000000000000000000000000000000000000000000000000000000000000000000000000000000000000000000000000000000000000000000000000
+3b3b401f1f3b2e2e2e2e3b3b40403b3b1b1c1c0c1a1a1a1a1a1a1a0c1a0c1c1b1f1f2f2f2f2f1f2f2f1f2f2f1f1f1f3b1a1a1a1a1a1a1a1a1a1a1a1a1a1a1a1a00000000000000000000000000000000000000000000000000000000000000000000000000000000000000000000000000000000000000000000000000000000
+3b3b3b3b3b3b2e2e2e2e3b3b3b3b3b3b1b1b1b1b1b1b1a1a1a1a1b1b1b1b1b1b3b3b3b3b3b3b3b3b3b3b3b3b3b3b3b3b1a1a1a1a1a1a1a1a1a1a1a1a1a1a1a1a00000000000000000000000000000000000000000000000000000000000000000000000000000000000000000000000000000000000000000000000000000000
+
+
Not shown, changed: 88 lines of the sprite sheet (__gfx__) section of kk_marbles.p8
